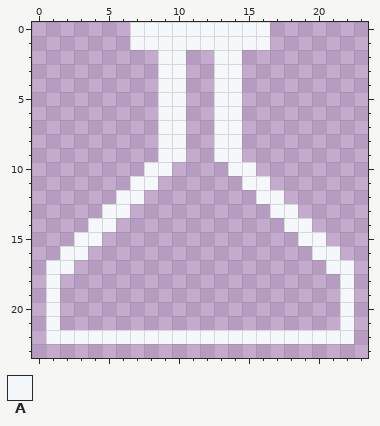
Pixel-art file: assets/icons/angelus2010/HUDBottom/ang-flask.aseprite. The picture above was drawn from the file before the commit.
24x24 pixels, 1 frame.
Palette (. is transparent): A #f5f8fa
Pixels before, first column x 1:
 0 ......AAAAAAAAAA......
 1 ......AAAAAAAAAA......
 2 ........AA..AA........
 3 ........AA..AA........
 4 ........AA..AA........
 5 ........AA..AA........
 6 ........AA..AA........
 7 ........AA..AA........
 8 ........AA..AA........
 9 ........AA..AA........
10 .......AA....AA.......
11 ......AA......AA......
12 .....AA........AA.....
13 ....AA..........AA....
14 ...AA............AA...
15 ..AA..............AA..
16 .AA................AA.
17 AA..................AA
18 A....................A
19 A....................A
20 A....................A
21 A....................A
22 AAAAAAAAAAAAAAAAAAAAAA
Once edited:
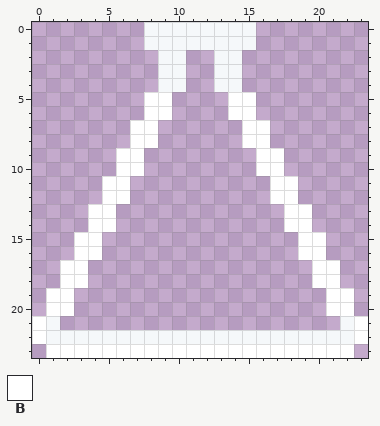
Colours new in this view: B #ffffff
Difference:
y 0..1: x 7 A -> .; x 16 A -> .
y 5..6: x 8..10 .AA -> BB.; x 13..15 AA. -> .BB
y 7..8: x 7..10 ..AA -> BB..; x 13..16 AA.. -> ..BB
y 9: x 6..7 .. -> BB; x 9..10 AA -> ..; x 13..14 AA -> ..; x 16..17 .. -> BB
y 10: x 6..9 ..AA -> BB..; x 14..17 AA.. -> ..BB
y 11: x 5..8 ..AA -> BB..; x 15..18 AA.. -> ..BB
y 12: x 5..7 .AA -> BB.; x 16..18 AA. -> .BB
y 13: x 4..6 .AA -> BB.; x 17..19 AA. -> .BB
y 14: x 4..5 AA -> BB; x 18..19 AA -> BB
y 15: x 3..4 AA -> BB; x 19..20 AA -> BB
y 16: x 2..4 AA. -> .BB; x 19..21 .AA -> BB.
y 17: x 1..3 AA. -> .BB; x 20..22 .AA -> BB.
y 18: x 1..3 A.. -> .BB; x 20..22 ..A -> BB.
y 19..20: x 1..2 A. -> BB; x 21..22 .A -> BB
y 21..22: x 0 . -> B; x 23 . -> B
y 23: x 1..22 ...................... -> BBBBBBBBBBBBBBBBBBBBBB
Changed places in both pictures, as pixel boxes (x1, y1, x2, y2):
changed: (32, 22, 368, 358)
